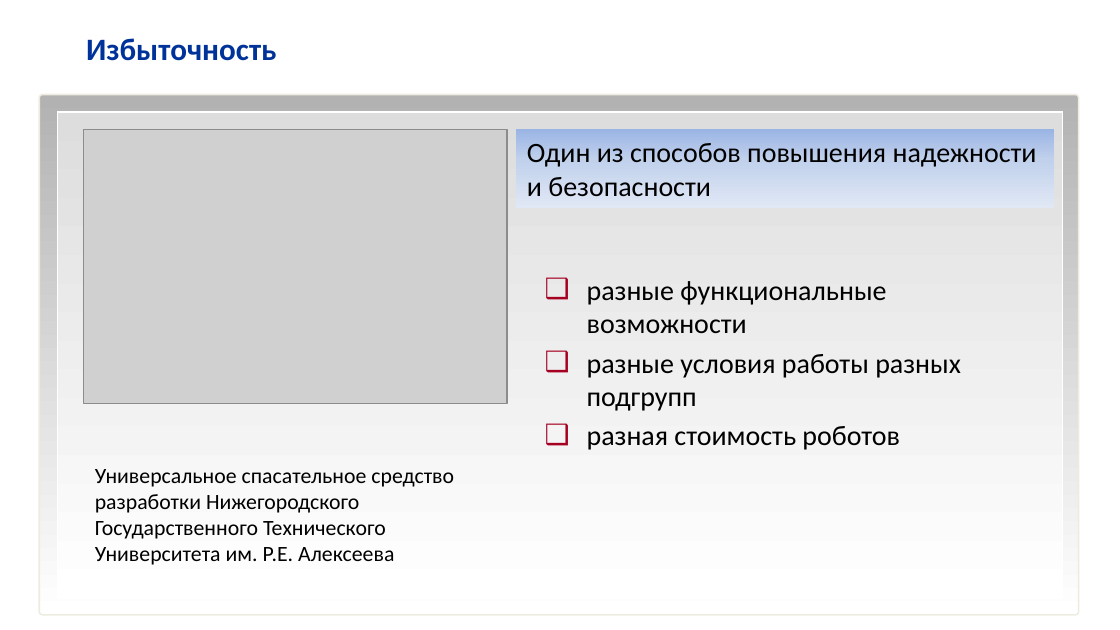
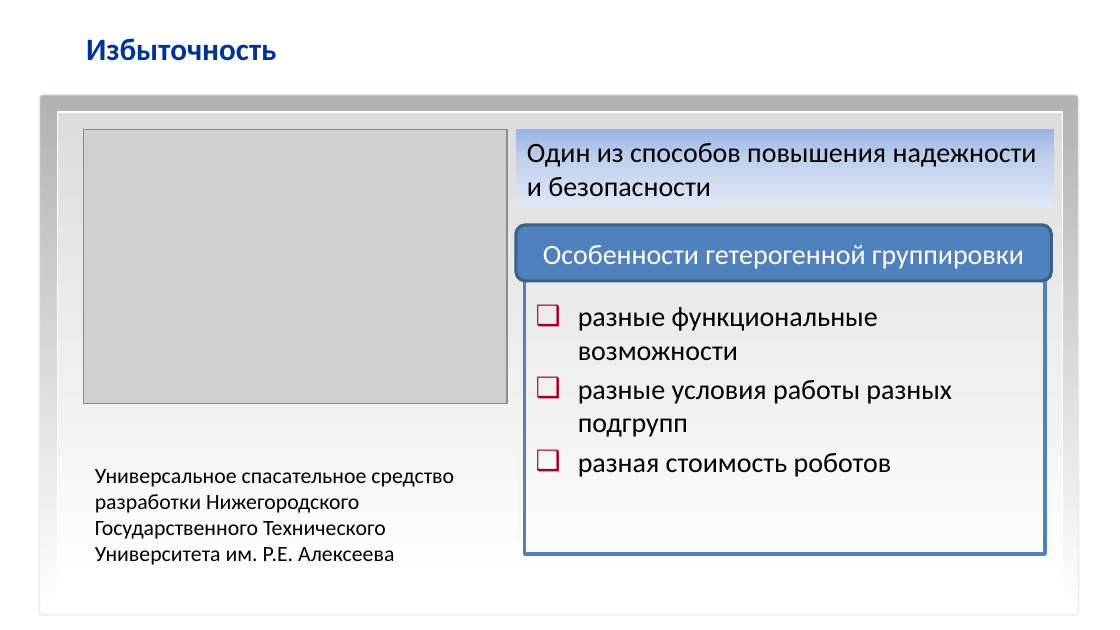
Before and after one commit to hellraptor/RescueRobots, a slide deck: slide 6 of MorskoySalon.pptx. Drawn at 1120x630 pixels with LibreOffice and Linux fonts; fonts in the diff are those of the drawing; grey boxes stand for pictures; background and template pictures are left out. Boxes give left, top, right and bottom in pixels: in the first picture for what was removed or moved away, otherwise in the second. Text is boxed around its words. In the diff, an @@ line names an element or a change of style, - is before the commit and + after.

Commit message:
added new slides

```diff
--- a/MorskoySalon.pptx
+++ b/MorskoySalon.pptx
@@ rounded rectangle added at [516, 225, 1052, 281], fill #4F81BD, outline #3A5F8C 2 pt, 18 pt, text #FFFFFF @@
+Особенности гетерогенной группировки
@@ text "разные функциональные возможности": place and size @@
-text "разные функциональные возможности" at [587, 281, 961, 450]
+text "разные функциональные возможности" at [525, 254, 1046, 554]
@@ text "разные функциональные возможности" at [525, 254, 1046, 554]: outline none to #4F81BD 2.25 pt @@
```
Also in this commit, not shown: 2 slides added, 3 slides removed.
